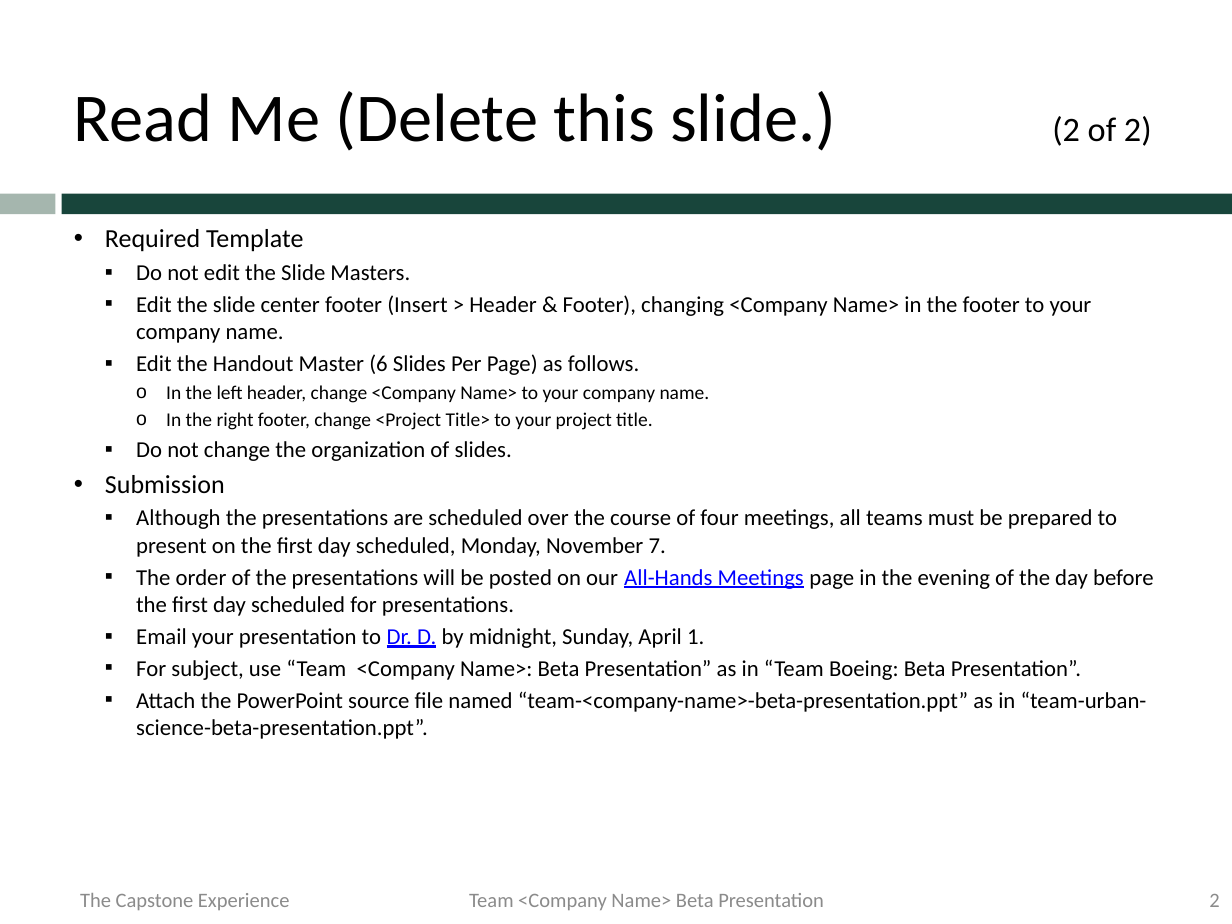
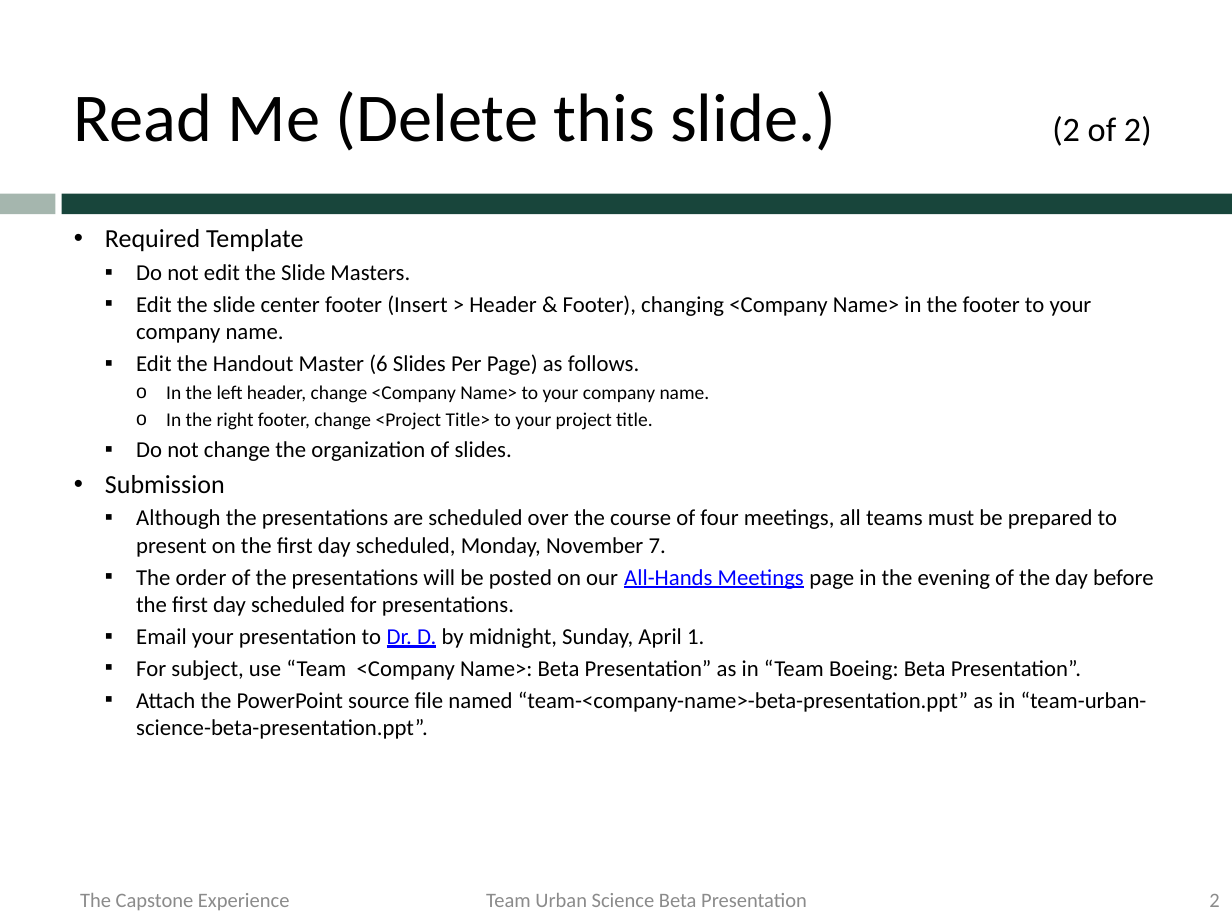
Before and after one commit to msu-capstone-team-urban-science/infographic-generator, a slide deck: slide 2 of documents/presentations/beta-presentation/team-urban-science-beta-presentation.pptx. Drawn at 1232x924 pixels with LibreOffice and Linux fonts; fonts in the diff are those of the drawing; background and template pictures are left out. Boxes give left, top, right and bottom in pixels: in the first picture for what was removed or moved away, otherwise in the second. Text is boxed around its words. In the diff, an @@ line names an element or a change of style, - is before the commit and + after.

Commit message:
adding most recent beta pres.

```diff
--- a/documents/presentations/beta-presentation/team-urban-science-beta-presentation.pptx
+++ b/documents/presentations/beta-presentation/team-urban-science-beta-presentation.pptx
@@ text at box(486, 893, 807, 907): text changed @@
-Team <Company Name> Beta Presentation
+Team Urban Science Beta Presentation
```
Also in this commit, not shown: 8 other slides changed.
